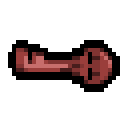
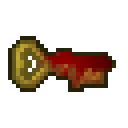
Layers edited between the first and the second 128x128 image:
added layer "Layer 2" above "Layer 3" over [8, 36, 116, 92]
added layer "Layer 3" above "Hue/Saturation 1" over [8, 36, 120, 92]
removed layer "Layer 1" over [8, 40, 120, 92]
added layer "Collectible_Red_Key_icon" over [8, 36, 116, 92]
